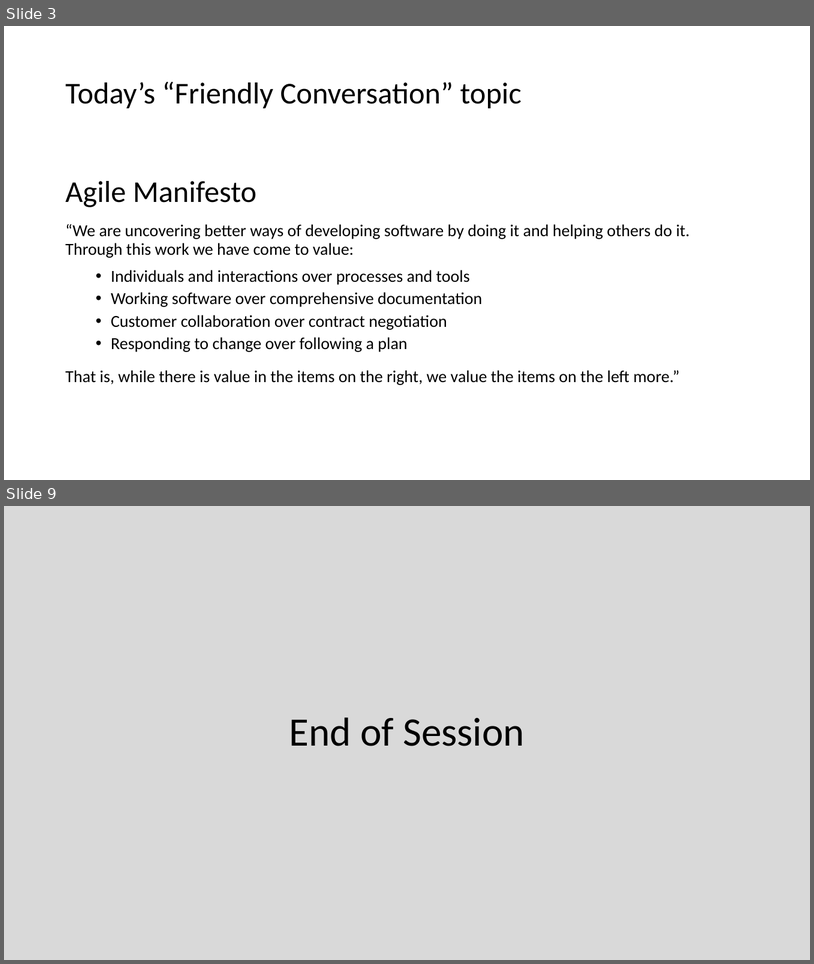
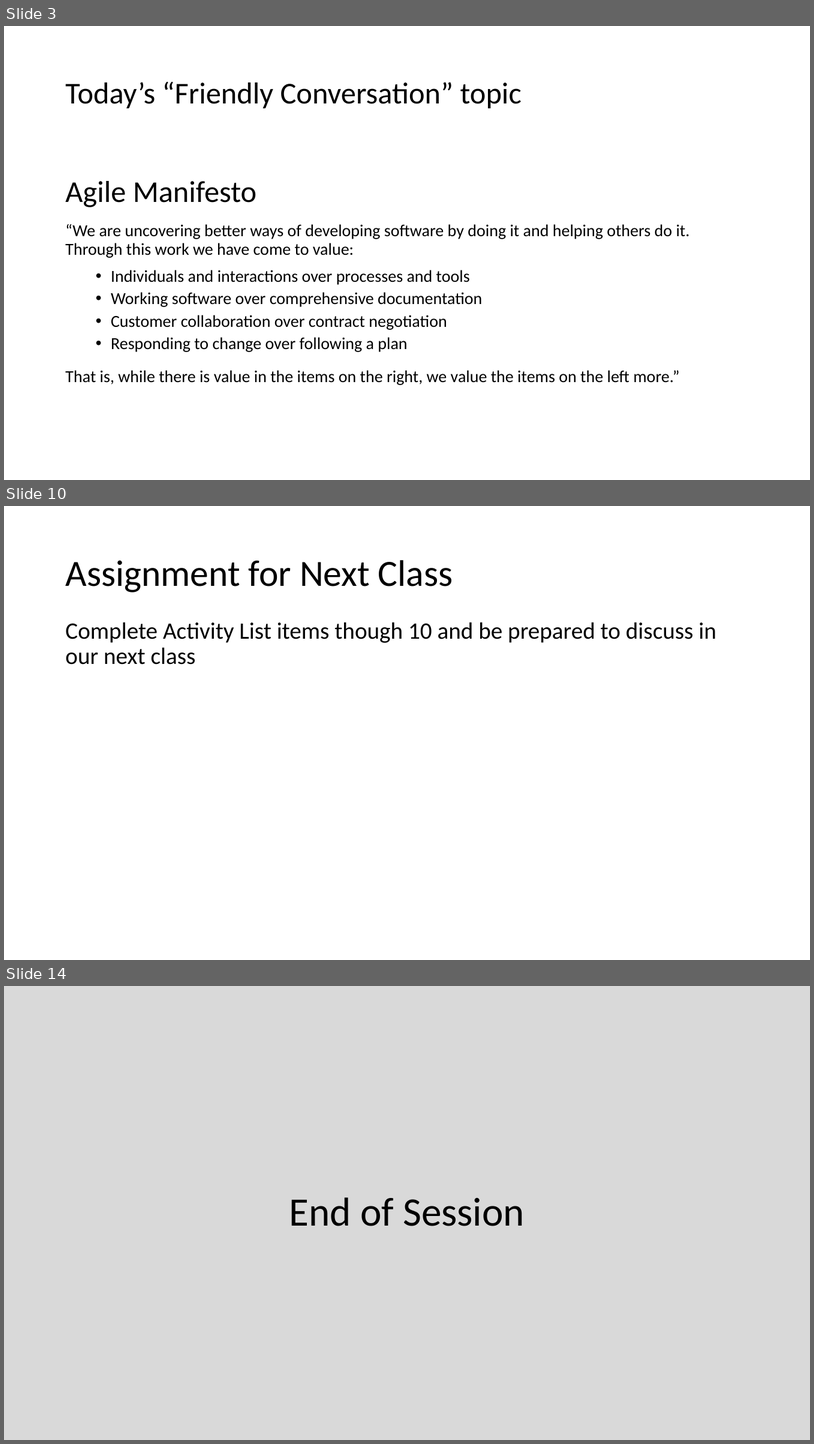
Before and after one commit to EricJPogue/CPSC-24500, a slide deck: lecture-slides/2019-08-28.pptx. Shown one above the other, each under a label of ours: slides 3 and 9 before the commit, slides 3, 10 and 14 after it; the slides between them are not shown. The pictures are 814x964 and 814x1444 pixels, drawn with LibreOffice and Linux fonts; fonts in the diff are those of the drawing. Boxes give left, top, right and bottom in pixels: in the first picture for what was removed or moved away, otherwise in the second. Text is boxed around its words. In the diff, an @@ line names an element or a change of style, - is before the commit and + after.

```diff
--- a/lecture-slides/2019-08-28.pptx
+++ b/lecture-slides/2019-08-28.pptx
@@ slide 10 added at [4,506,810,960], background #FFFFFF @@
@@ title added at [65,560,453,592], 44 pt, text #000000 @@
+Assignment for Next Class
@@ text added at [65,622,717,664], 28 pt, text #000000 @@
+Complete Activity List items though 10 and be prepared to discuss in our next class
@@ what was slide 9 is now slide 14 @@
```
Also in this commit, not shown: 4 slides changed, 7 other slides added, 3 slides removed, 1 other file.
